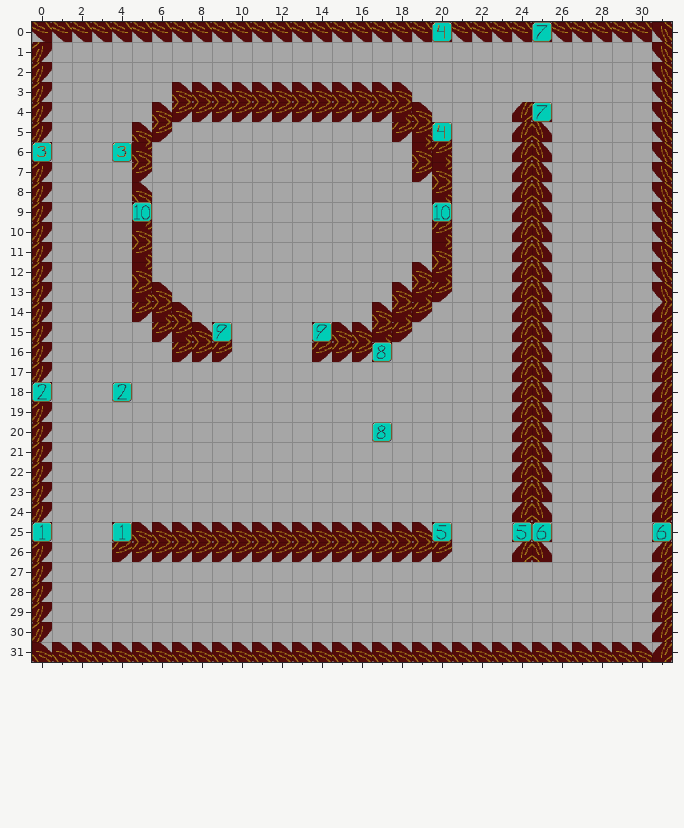
Two versions of a level (Tiled map, Gravitaion-android/assets/data/maps/level_3.tmx). The picture above was drawn from the file before the commit.
Cells are 32x32 px. Shown: x 0..31, y 0..31.
After the commit:
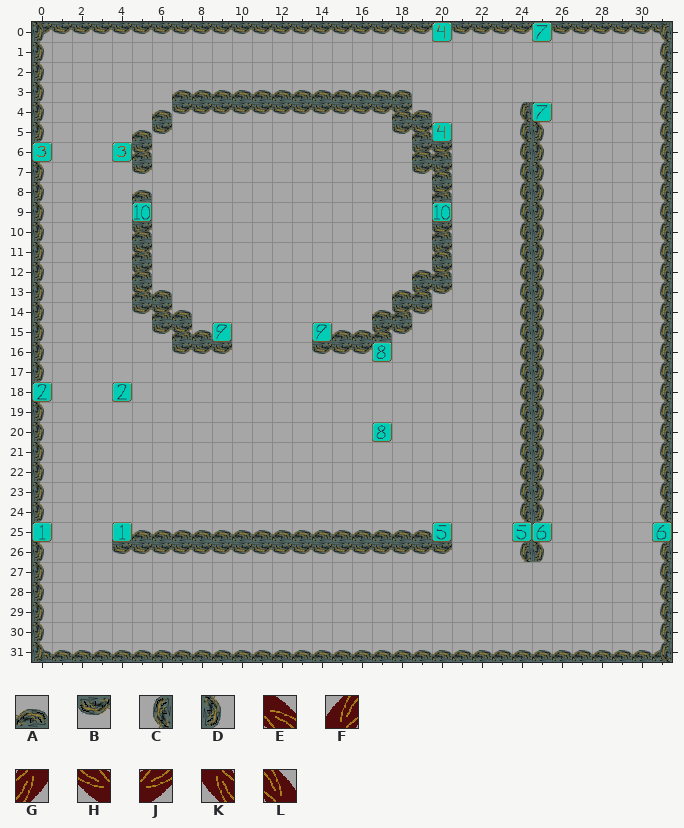
Key: from "tileset": A 33, B 33 turned 180, C 33 turned 270, D 33 turned 90, E 65 flipped left-right, F 65 flipped on the diagonal, G 65 flipped on the other diagonal, H 65 flipped up-down, J 65 turned 180, K 65 turned 270, L 65 turned 90.
_ is an empty cell.
Diff:
Layer "Background":
y 0: x 0..31 HHHHHHHHHHHHHHHHHHHHHHHHHHHHHHHK -> BBBBBBBBBBBBBBBBBBBBBBBBBBBBBBBB
y 1..2: x 0 G -> D; x 31 K -> C
y 3: x 0 G -> D; x 7..18 EEEEEEEEEEE_ -> AAAAAAAAAAAA; x 31 K -> C
y 4: x 0 G -> D; x 6..19 EJJJJJJJJJJJE_ -> ABBBBBBBBBBBBA; x 24..25 FL -> CD; x 31 K -> C
y 5: x 0 G -> D; x 5..6 EJ -> _B; x 18..20 JE_ -> _AA; x 24..25 FL -> CD; x 31 K -> C
y 6: x 0 G -> D; x 5 J -> A; x 19..20 JE -> BA; x 24..25 FL -> CD; x 31 K -> C
y 7: x 0 G -> D; x 5 _ -> B; x 20 J -> B; x 24..25 FL -> CD; x 31 K -> C
y 8: x 0 G -> D; x 20 E -> A; x 24..25 FL -> CD; x 31 K -> C
y 9: x 0 G -> D; x 5 E -> A; x 20 J -> B; x 24..25 FL -> CD; x 31 K -> C
y 10: x 0 G -> D; x 5 J -> B; x 20 E -> A; x 24..25 FL -> CD; x 31 K -> C
y 11: x 0 G -> D; x 5 E -> A; x 20 J -> B; x 24..25 FL -> CD; x 31 K -> C
y 12: x 0 G -> D; x 5 J -> B; x 19..20 _E -> AA; x 24..25 FL -> CD; x 31 K -> C
y 13: x 0 G -> D; x 5 E -> A; x 19..20 EJ -> BB; x 24..25 FL -> CD; x 31 K -> C
y 14: x 0 G -> D; x 5..6 JE -> BA; x 17..19 _EJ -> AA_; x 24..25 FL -> CD; x 31 F -> C
y 15: x 0 G -> D; x 6..9 JEEE -> BAAA; x 14..18 EEEEJ -> AAABB; x 24..25 FL -> CD; x 31 F -> C
y 16: x 0 G -> D; x 7..9 JJJ -> BBB; x 14..17 JJJJ -> BBB_; x 24..25 FL -> CD; x 31 F -> C
y 17..24: x 0 G -> D; x 24..25 FL -> CD; x 31 F -> C
y 25: x 0 G -> D; x 4..20 EEEEEEEEEEEEEEEEE -> AAAAAAAAAAAAAAAAA; x 24..25 FL -> CD; x 31 F -> C
y 26: x 0 G -> D; x 4..20 JJJJJJJJJJJJJJJJJ -> BBBBBBBBBBBBBBBBB; x 24..25 FL -> CD; x 31 F -> C
y 27..30: x 0 G -> D; x 31 F -> C
y 31: x 0..31 EEEEEEEEEEEEEEEEEEEEEEEEEEEEEEEF -> AAAAAAAAAAAAAAAAAAAAAAAAAAAAAAAA
Layer "Foreground":
y 0: x 0 _ -> D; x 31 _ -> C
y 3: x 18 E -> _
y 4: x 18..19 JE -> AA
y 5: x 5 _ -> A; x 18..20 _JE -> BBA
y 6: x 5 E -> B; x 19..20 EJ -> AB
y 7: x 5 J -> _; x 19..20 JE -> BA
y 8: x 5 E -> A; x 20 J -> B
y 9: x 5 J -> B; x 20 E -> A
y 10: x 5 E -> A; x 20 J -> B
y 11: x 5 J -> B; x 20 E -> A
y 12: x 5 E -> A; x 19..20 EJ -> _B
y 13: x 5..6 JE -> BA; x 18..19 EJ -> AA
y 14: x 6..7 JE -> BA; x 17..19 EJ_ -> _BB
y 15: x 7 J -> B; x 17 J -> A
y 16: x 17 _ -> B
y 31: x 0 _ -> D; x 31 _ -> C
Where, in picture pixels (left, top, right, bottom), the same in both pictures:
changed: (32, 22, 672, 662)
